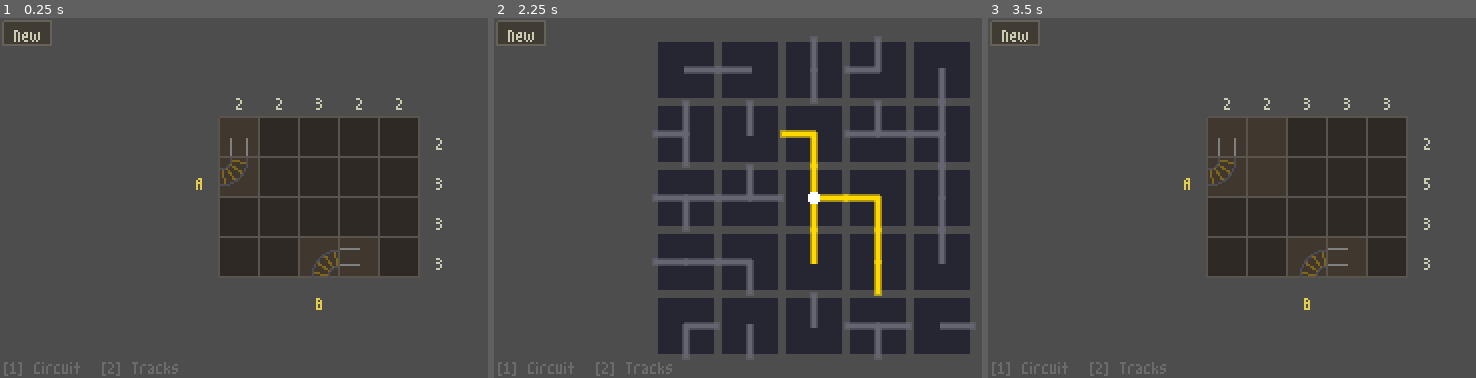
Above: before the commit, frames 1-3 (left to right).
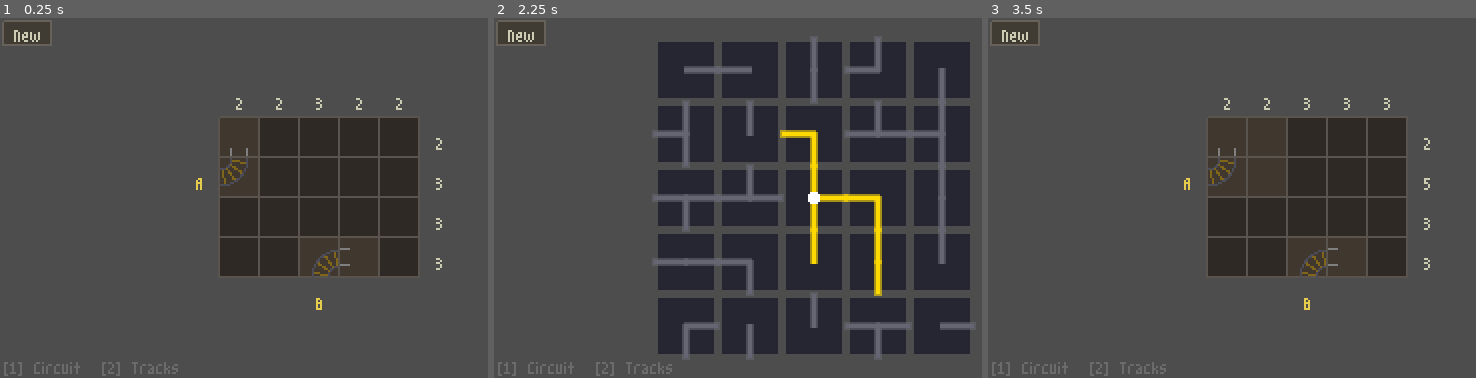
Above: after the commit, the same moments.

Repository: mojwinter/moving-day-game
Game: Godot game, scene res://scenes/puzzle_switcher.tscn
Two runs of this game, one before a commit and one after it. Both use one fixed random seed, a clock stepped at 60 frames per second and the inputs below.
Inputs (mouse positions are in pixels of both pictures, inside the frame that each line leads up to):
- Up to frame 1 (0.25 s): no input
- Up to frame 2 (2.25 s): tap Enter at 0.5 s; drag from (733, 136) to (855, 176) at 0.52 s; drag from (772, 136) to (894, 176) at 1.27 s; tap Space at 2 s; move the mouse to (816, 136) at 2.02 s; tap 1 at 2.1 s; click (816, 136) at 2.17 s
- Up to frame 3 (3.5 s): tap 2 at 2.3 s; tap Enter at 2.75 s; drag from (1266, 136) to (1227, 219) at 2.77 s

The runs differ from the first frame. In frame 1, less than 0.1% of the frame differs, in the area x 47-74%, y 33-69%; in frame 2, nothing differs; in frame 3, less than 0.1%.

Commit message:
feat: Add decorative win animations to grid squares
Introduce a simple decoration system for non-track cells shown after a win: add decoration types (tree/house/water), color constants, per-square properties (decoration, deco_alpha), and drawing routines (_draw_decoration, _draw_tree, _draw_house, _draw_water). Shorten track stubs to a fixed stub length and use deco_alpha for fade opacity. In tracks_puzzle.gd hook spawn_decorations to the win tween finish, pick a random 60–80% subset of empty cells, assign random decoration types, and animate a staggered fade-in via a new _deco_tween. Also ensure deco tween is killed on new game cleanup.

Diff:
--- a/scripts/tracks_puzzle/square.gd
+++ b/scripts/tracks_puzzle/square.gd
@@ -23,12 +23,32 @@
 const GRID_LINE_COLOR := Color(0.35, 0.33, 0.3)
 const HIGHLIGHT_COLOR := Color(0.95, 0.85, 0.3)  # warm gold for win highlight
 
+# Decoration types
+const DECO_NONE := 0
+const DECO_TREE := 1
+const DECO_HOUSE := 2
+const DECO_WATER := 3
+
+# Decoration colors
+const TREE_GREEN := Color(0.2, 0.55, 0.2)
+const TREE_TRUNK := Color(0.45, 0.3, 0.15)
+const HOUSE_WALL := Color(0.6, 0.45, 0.3)
+const HOUSE_ROOF := Color(0.55, 0.25, 0.2)
+const HOUSE_WINDOW := Color(0.9, 0.85, 0.4)
+const WATER_COLOR := Color(0.25, 0.45, 0.7)
+const WATER_HIGHLIGHT := Color(0.4, 0.6, 0.85)
+
 var grid_x: int = 0
 var grid_y: int = 0
 var square_data = null
 var highlight: float = 0.0:  # 0.0 = normal, 1.0 = full highlight (win animation)
 	set(v):
 		highlight = v
+		queue_redraw()
+var decoration: int = DECO_NONE
+var deco_alpha: float = 0.0:
+	set(v):
+		deco_alpha = v
 		queue_redraw()
 
 
@@ -85,6 +105,10 @@
 		var d := 1 << i
 		if notrack_dirs & d:
 			_draw_edge_notrack(d)
+
+	# Decorations (on non-track cells after win)
+	if decoration != DECO_NONE and deco_alpha > 0.0:
+		_draw_decoration()
 
 
 func _draw_track_shape(flags: int, col: Color) -> void:
@@ -158,20 +182,20 @@
 
 
 func _draw_stub(d: int, col: Color) -> void:
-	# Draw a short track stub from center toward edge d
-	var half := CELL_SIZE / 2.0
+	# Draw a short track stub from edge inward (~5px)
+	var stub_len := 5.0
 	if d == TC.DIR_L:
-		draw_line(Vector2(0, 6.0), Vector2(half, 6.0), col, 1.0)
-		draw_line(Vector2(0, 14.0), Vector2(half, 14.0), col, 1.0)
+		draw_line(Vector2(0, 6.0), Vector2(stub_len, 6.0), col, 1.0)
+		draw_line(Vector2(0, 14.0), Vector2(stub_len, 14.0), col, 1.0)
 	elif d == TC.DIR_R:
-		draw_line(Vector2(half, 6.0), Vector2(CELL_SIZE, 6.0), col, 1.0)
-		draw_line(Vector2(half, 14.0), Vector2(CELL_SIZE, 14.0), col, 1.0)
+		draw_line(Vector2(CELL_SIZE - stub_len, 6.0), Vector2(CELL_SIZE, 6.0), col, 1.0)
+		draw_line(Vector2(CELL_SIZE - stub_len, 14.0), Vector2(CELL_SIZE, 14.0), col, 1.0)
 	elif d == TC.DIR_U:
-		draw_line(Vector2(6.0, 0), Vector2(6.0, half), col, 1.0)
-		draw_line(Vector2(14.0, 0), Vector2(14.0, half), col, 1.0)
+		draw_line(Vector2(6.0, 0), Vector2(6.0, stub_len), col, 1.0)
+		draw_line(Vector2(14.0, 0), Vector2(14.0, stub_len), col, 1.0)
 	elif d == TC.DIR_D:
-		draw_line(Vector2(6.0, half), Vector2(6.0, CELL_SIZE), col, 1.0)
-		draw_line(Vector2(14.0, half), Vector2(14.0, CELL_SIZE), col, 1.0)
+		draw_line(Vector2(6.0, CELL_SIZE - stub_len), Vector2(6.0, CELL_SIZE), col, 1.0)
+		draw_line(Vector2(14.0, CELL_SIZE - stub_len), Vector2(14.0, CELL_SIZE), col, 1.0)
 
 
 func _draw_edge_notrack(d: int) -> void:
@@ -192,6 +216,62 @@
 	draw_line(center + Vector2(-off, off), center + Vector2(off, -off), NOTRACK_COLOR, 1.0)
 
 
+func _draw_decoration() -> void:
+	match decoration:
+		DECO_TREE:
+			_draw_tree()
+		DECO_HOUSE:
+			_draw_house()
+		DECO_WATER:
+			_draw_water()
+
+
+func _draw_tree() -> void:
+	var green := Color(TREE_GREEN, deco_alpha)
+	var brown := Color(TREE_TRUNK, deco_alpha)
+	var cx := CELL_SIZE / 2.0
+	# Trunk: 2px wide, 4px tall
+	draw_rect(Rect2(cx - 1, 13, 2, 4), brown)
+	# Canopy: triangle
+	draw_colored_polygon(PackedVector2Array([
+		Vector2(cx, 3),
+		Vector2(cx - 5, 13),
+		Vector2(cx + 5, 13),
+	]), green)
+
+
+func _draw_house() -> void:
+	var wall := Color(HOUSE_WALL, deco_alpha)
+	var roof := Color(HOUSE_ROOF, deco_alpha)
+	var window := Color(HOUSE_WINDOW, deco_alpha)
+	var cx := CELL_SIZE / 2.0
+	# Walls
+	draw_rect(Rect2(cx - 5, 10, 10, 7), wall)
+	# Roof triangle
+	draw_colored_polygon(PackedVector2Array([
+		Vector2(cx, 3),
+		Vector2(cx - 6, 10),
+		Vector2(cx + 6, 10),
+	]), roof)
+	# Window
+	draw_rect(Rect2(cx - 1, 12, 2, 2), window)
+
+
+func _draw_water() -> void:
+	var col := Color(WATER_COLOR, deco_alpha)
+	var hi := Color(WATER_HIGHLIGHT, deco_alpha)
+	# Three wavy lines
+	draw_line(Vector2(4, 7), Vector2(8, 6), hi, 1.0)
+	draw_line(Vector2(8, 6), Vector2(12, 7), hi, 1.0)
+	draw_line(Vector2(12, 7), Vector2(16, 6), hi, 1.0)
+	draw_line(Vector2(3, 10), Vector2(7, 9), col, 1.0)
+	draw_line(Vector2(7, 9), Vector2(11, 10), col, 1.0)
+	draw_line(Vector2(11, 10), Vector2(15, 9), col, 1.0)
+	draw_line(Vector2(5, 13), Vector2(9, 12), col, 1.0)
+	draw_line(Vector2(9, 12), Vector2(13, 13), col, 1.0)
+	draw_line(Vector2(13, 13), Vector2(17, 12), col, 1.0)
+
+
 func _on_click_area_input_event(_viewport: Node, event: InputEvent, _shape_idx: int) -> void:
 	if event is InputEventMouseButton and event.pressed:
 		# local_pos relative to this node's origin
--- a/scripts/tracks_puzzle/tracks_puzzle.gd
+++ b/scripts/tracks_puzzle/tracks_puzzle.gd
@@ -17,6 +17,7 @@
 var square_nodes := []
 var _solved := false
 var _win_tween: Tween = null
+var _deco_tween: Tween = null
 
 # Drag state
 var _drag_active := false
@@ -242,6 +243,45 @@
 			sq_node.highlight = 1.0
 			tween.tween_property(sq_node, "highlight", 0.0, 0.8).set_delay(delay).set_trans(Tween.TRANS_QUAD).set_ease(Tween.EASE_IN)
 			delay += 0.04
+	tween.finished.connect(_spawn_decorations)
+
+
+func _spawn_decorations() -> void:
+	# Collect empty (non-track) cell indices
+	var empty_indices := []
+	for y in range(GRID_H):
+		for x in range(GRID_W):
+			var idx := y * GRID_W + x
+			var sq_data = grid_manager.squares[idx]
+			var has_track: bool = sq_data.has_flag(TC.S_TRACK) or sq_data.e_count(TC.E_TRACK) > 0
+			if not has_track:
+				empty_indices.append(idx)
+
+	if empty_indices.is_empty():
+		return
+
+	# Pick random 60-80% subset
+	empty_indices.shuffle()
+	var deco_count := maxi(int(empty_indices.size() * randf_range(0.6, 0.8)), 1)
+	var selected := empty_indices.slice(0, deco_count)
+	selected.sort()
+
+	# Assign random decoration types
+	var types := [square_nodes[0].DECO_TREE, square_nodes[0].DECO_HOUSE, square_nodes[0].DECO_WATER]
+	for idx in selected:
+		square_nodes[idx].decoration = types[randi() % types.size()]
+
+	# Staggered fade-in
+	if _deco_tween and _deco_tween.is_valid():
+		_deco_tween.kill()
+	_deco_tween = create_tween()
+	_deco_tween.set_parallel(true)
+	var delay := 0.0
+	for idx in selected:
+		var sq_node = square_nodes[idx]
+		sq_node.deco_alpha = 0.0
+		_deco_tween.tween_property(sq_node, "deco_alpha", 1.0, 0.3).set_delay(delay).set_trans(Tween.TRANS_QUAD).set_ease(Tween.EASE_OUT)
+		delay += 0.06
 
 
 func _on_new_game_pressed() -> void:
@@ -251,6 +291,9 @@
 	if _win_tween and _win_tween.is_valid():
 		_win_tween.kill()
 		_win_tween = null
+	if _deco_tween and _deco_tween.is_valid():
+		_deco_tween.kill()
+		_deco_tween = null
 	for sq_node in square_nodes:
 		sq_node.queue_free()
 	square_nodes.clear()
